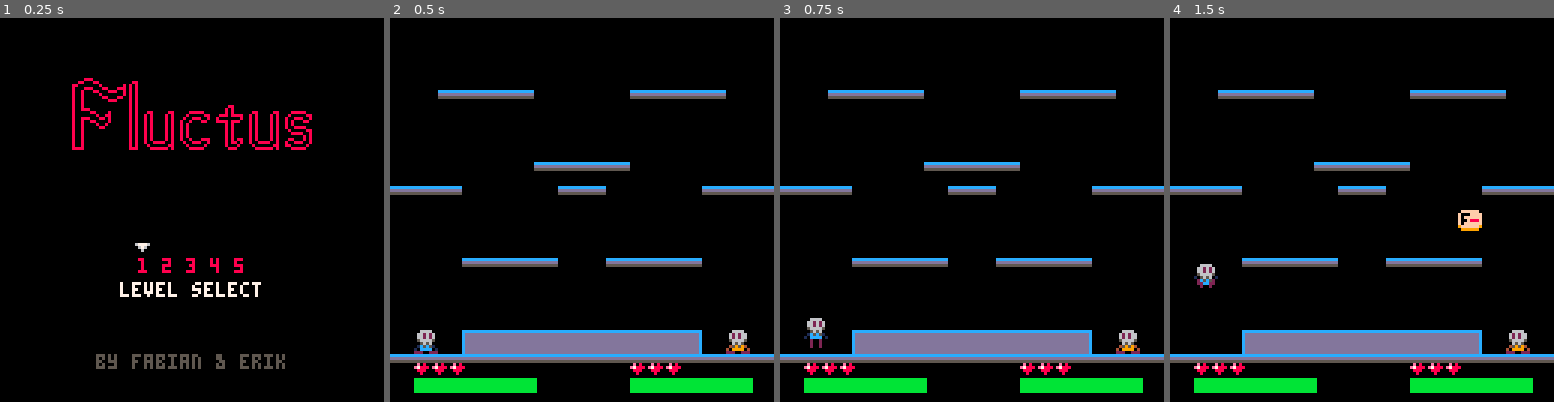
Above: before the commit, frames 1-4 (left to right).
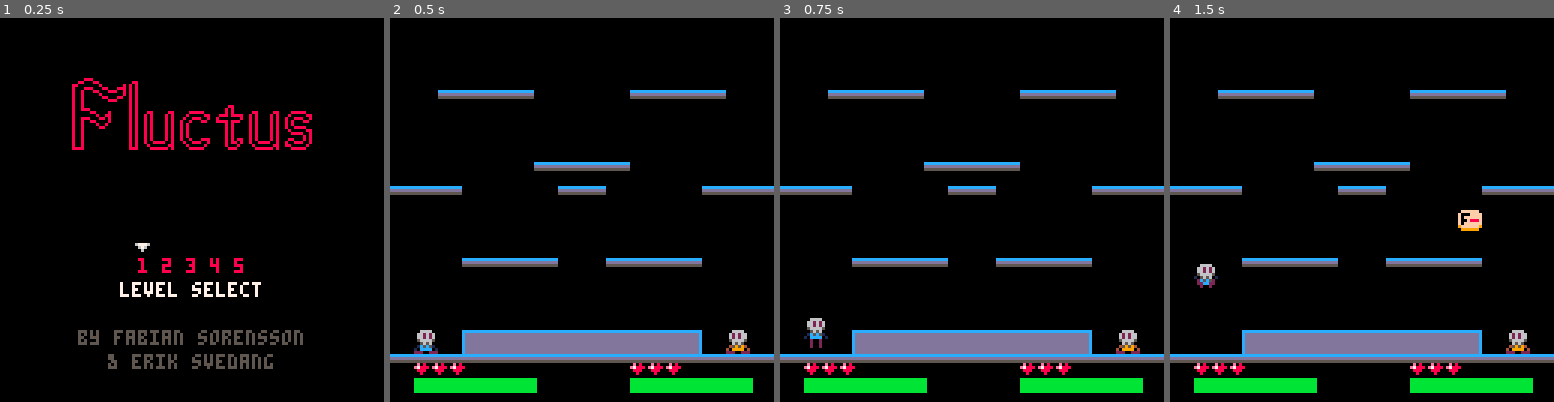
Above: after the commit, the same moments.

Repository: eriksvedang/fluctus
Game: PICO-8 cartridge fluctus.p8
The game is run twice, just before and just after one commit, with the same random seed, the same clock (stepped at 60 frames per second) and the same inputs.
Inputs:
- Up to frame 1 (0.25 s): no input
- Up to frame 2 (0.5 s): tap O (Z key) at 0.33 s
- Up to frame 3 (0.75 s): tap O (Z key) at 0.7 s
- Up to frame 4 (1.5 s): tap X (X key) at 1.07 s; tap O (Z key) at 1.43 s

The runs differ from the first frame. In frame 1, 1.7% of the frame differs, in the area x 20-79%, y 81-92%; in frame 2, nothing differs; in frame 3, nothing differs; in frame 4, nothing differs.

Commit message:
small stuff

Diff:
--- a/fluctus.p8
+++ b/fluctus.p8
@@ -349,7 +349,7 @@
 c_powerup_f_plus=2
 c_powerup_f_minus=3
 c_powerup_m_plus=4
-c_powerup_m_off=5
+c_powerup_m_minus=5
 c_powerup_c_plus=6
 c_powerup_p_plus=7
 c_powerup_p_minus=8
@@ -857,18 +857,19 @@
  elseif
  p.type==c_powerup_f_plus then
   gun.freq=
-   min(gun.freq+0.2,2.0)
+   min(gun.freq+0.25,2.0)
  elseif
  p.type==c_powerup_f_minus then
   gun.freq=
-   max(gun.freq-0.2,0.2)
+   max(gun.freq-0.25,0.2)
  elseif
  p.type==c_powerup_m_plus then
   gun.mod=
    min(gun.mod+0.025,0.2)
  elseif
- p.type==c_powerup_m_off then
-  gun.mod=0
+ p.type==c_powerup_m_minus then
+  gun.mod=
+   max(gun.mod-0.05,0)
  elseif
  p.type==c_powerup_c_plus then
   gun.max_charge+=30
@@ -917,8 +918,10 @@
  spr(c_selector_spr,
      x+(selector-1)*8-1,y-6)
  print("level select",40,y+8,7)
- print("by fabian & erik",
-       32,112,5)
+ print("by fabian sorensson",
+        26,104,5)
+ print("& erik svedang",36,112,5)
+
 end
 
 function draw_dead()
@@ -1130,14 +1133,14 @@
 0070070006626260066262600662626000000000067600000888000060606366f0fff3ffe000e3eec0ccc3ccb0b0b3bb00000000000000000000000000000000
 0007700005666650056666500566665000000000006000000080000060003336f00f333fe0e0333ec0cc333cb00b333b00000000000000000000000000000000
 0007700000565600105656010056560000000000000000000000000060606366f0fff3ffe0e0e3eecc00c3ccb0bbb3bb00000000000000000000000000000000
-0070070001c5c51002c5c52001c5c511000000000000000000000000d666666d9ffffff92eeeeee21cccccc13bbbbbb300000000000000000000000000000000
-0000000010cccc01022cc2200011cc000000000000000000000000000dddddd00999999002222220011111100333333000000000000000000000000000000000
+0070070001c5c51002c5c5200111c511000000000000000000000000d666666d9ffffff92eeeeee21cccccc13bbbbbb300000000000000000000000000000000
+0000000010cccc01022cc22000cccc000000000000000000000000000dddddd00999999002222220011111100333333000000000000000000000000000000000
 00000000002002000020020022200222000000000000000000000000000000000000000000000000000000000000000000000000000000000000000000000000
 00000000002002000000000000000000000000000000000000000000066666600ffffff00eeeeee00cccccc00bbbbbb000000000000000000000000000000000
-0000000000200200000000000000000000000000000000000000000066066666f000ffffe0e0e8eecc00ccccb00bbbbb00000000000000000000000000000000
-0000000000000000000000000000000000000000000000000000000060606666f0ffffffe0008e8ec0ccccccb0b0bbbb00000000000000000000000000000000
-0000000000000000000000000000000000000000000000000000000060008886f00f888fe0e08e8ec0cc888cb00b888b00000000000000000000000000000000
-0000000000000000000000000000000000000000000000000000000060606666f0ffffffe0e0e8eecc00ccccb0bbbbbb00000000000000000000000000000000
+0000000000200200000000000000000000000000000000000000000066066666f000ffffe0e0eeeecc00ccccb00bbbbb00000000000000000000000000000000
+0000000000000000000000000000000000000000000000000000000060606666f0ffffffe000eeeec0ccccccb0b0bbbb00000000000000000000000000000000
+0000000000000000000000000000000000000000000000000000000060008886f00f888fe0e0888ec0cc888cb00b888b00000000000000000000000000000000
+0000000000000000000000000000000000000000000000000000000060606666f0ffffffe0e0eeeecc00ccccb0bbbbbb00000000000000000000000000000000
 00000000000000000000000000000000000000000000000000000000d666666d9ffffff92eeeeee21cccccc13bbbbbb300000000000000000000000000000000
 000000000000000000000000000000000000000000000000000000000dddddd00999999002222220011111100333333000000000000000000000000000000000
 00000000000000000000000000000000000000000000000000000000000000000000000000000000000000000000000000000000000000000000000000000000
